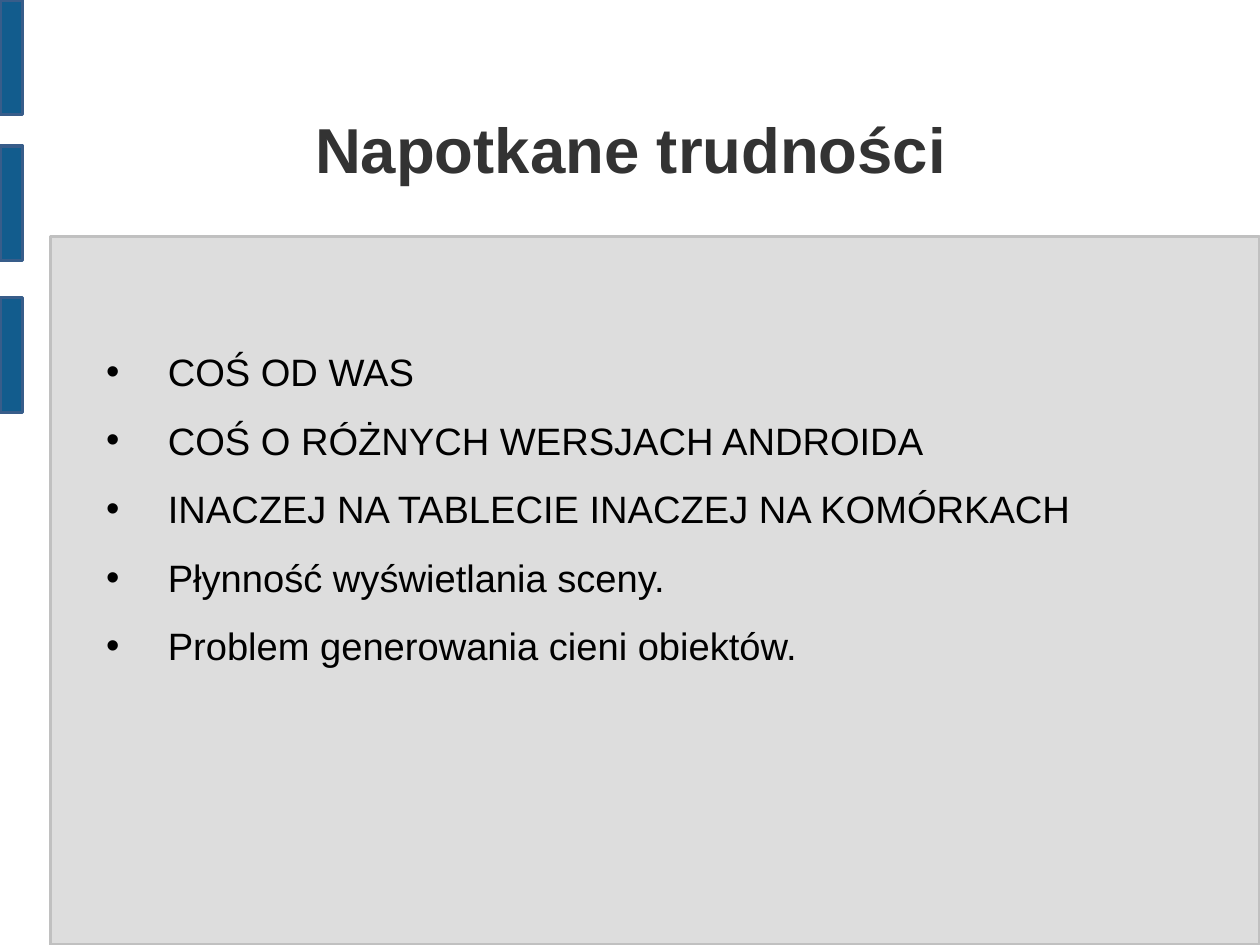
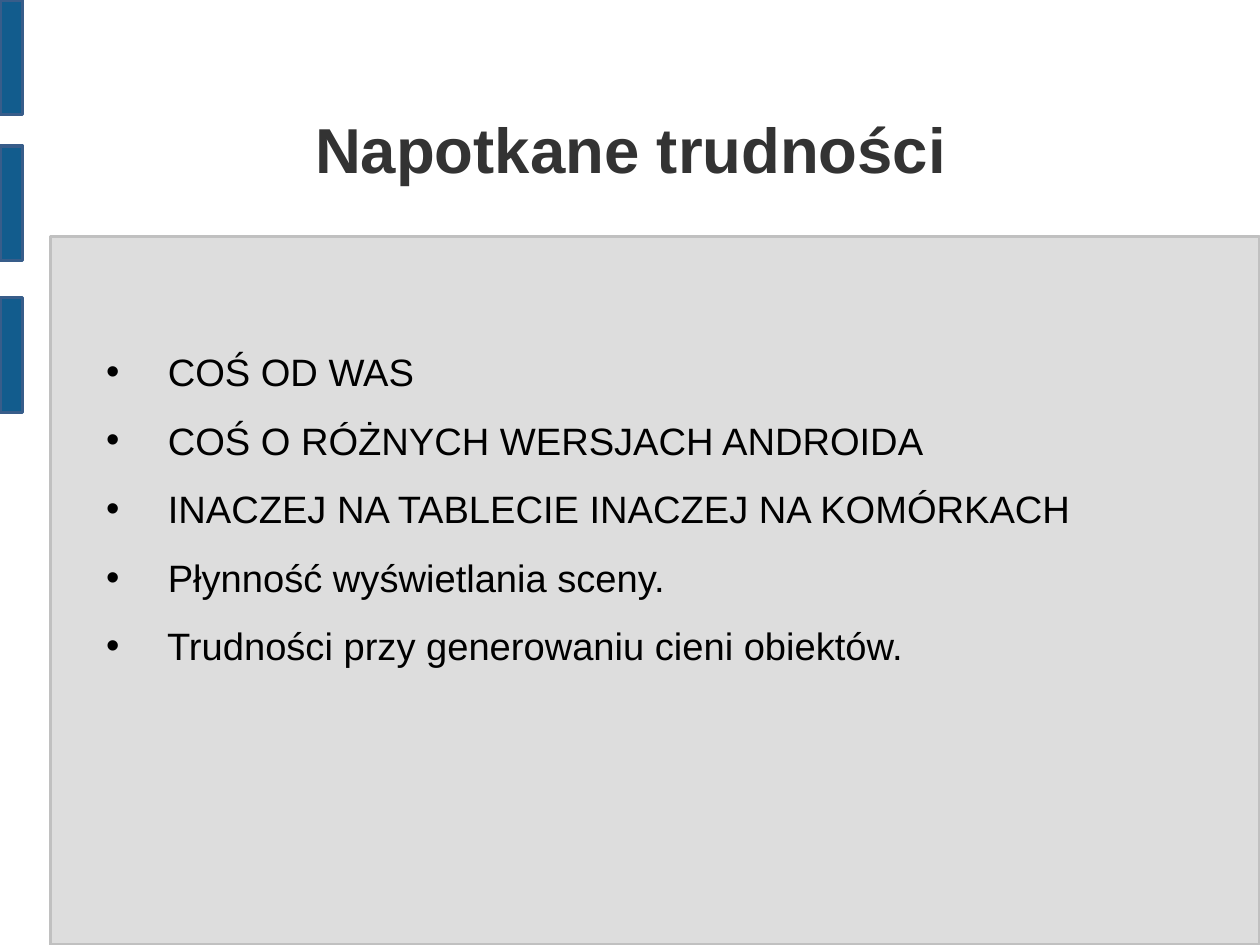
Before and after one commit to matkaczmarski/Praca-inzynierska, a slide deck: slide 3 of Prezentacja/Praca Inżynierska 2.odp. Drawn at 1260x945 pixels with LibreOffice and Linux fonts; fonts in the diff are those of the drawing. Boxes give left, top, right and bottom in pixels: in the first picture for what was removed or moved away, otherwise in the second. Text is boxed around its words. In the diff, an @@ line names an element or a change of style, - is before the commit and + after.

```diff
--- a/Prezentacja/Praca Inżynierska 2.odp
+++ b/Prezentacja/Praca Inżynierska 2.odp
@@ text at box(167, 632, 903, 668): text changed @@
-• Problem generowania cieni obiektów.
+• Trudności przy generowaniu cieni obiektów.
```
Also in this commit, not shown: 2 slides added, 1 slide removed, 1 other file.
